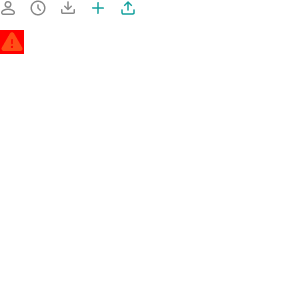
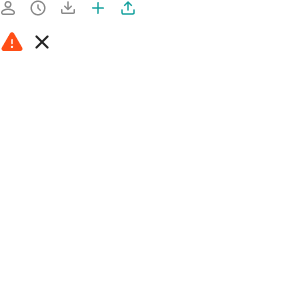
Comparing the layer stacks of the two 300x300 images. Changes:
added group "그룹 1" (1st of 5) with 2 layers above "그룹 1" over [35, 35, 49, 49]
added layer "레이어 1" (1st of 7, in "그룹 1") in group "그룹 1" over [35, 35, 49, 49]
moved "그룹 1" (2nd of 5) out of group "그룹 1" over [0, 30, 24, 54]
hid "레이어 2" (2nd of 5, in "그룹 1") over [0, 30, 24, 54]
